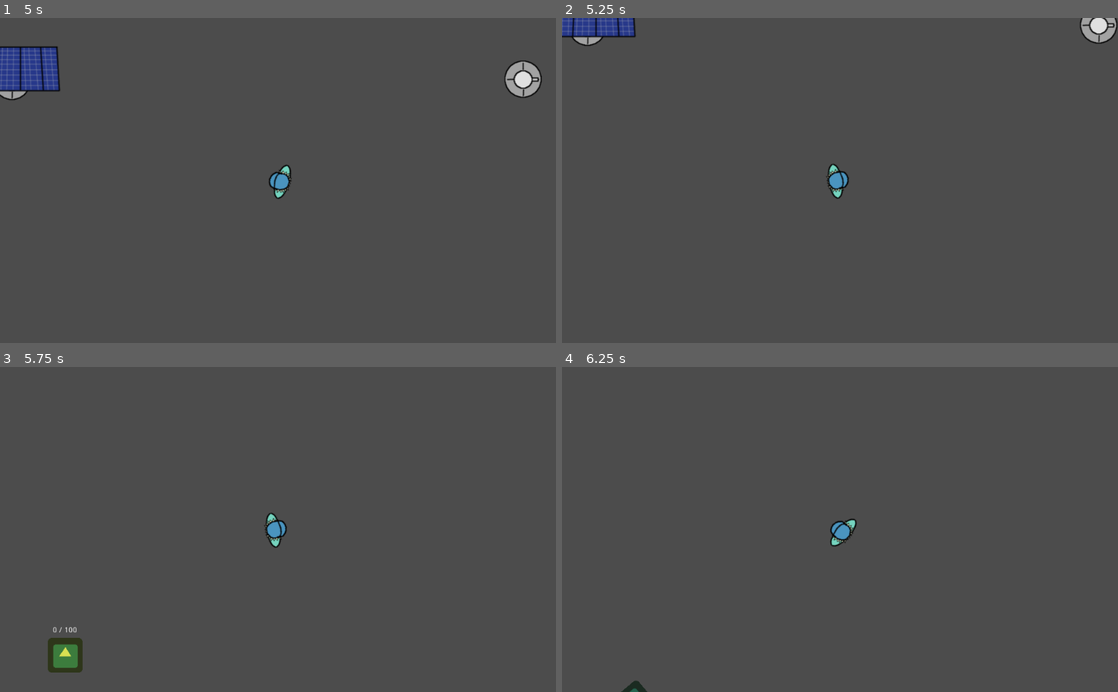
Above: before the commit, frames 1-4 (two rows, left to right).
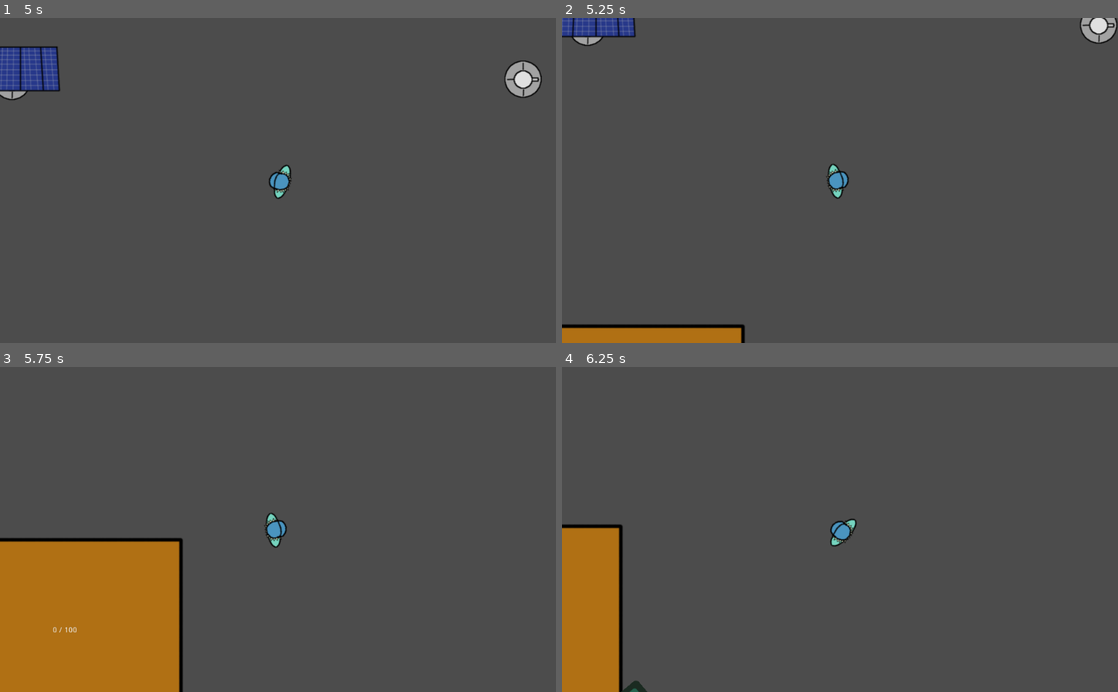
Above: after the commit, the same moments.

Repository: moisesjbc/spain-game-dev-jam-3
Game: Godot game, scene res://gameplay/main/main.tscn
Same seed, same stepped clock (60 frames per second), same inputs: the game is played once before the commit and once after it. The engine's default icon, where the game draws it, is replaced by a stand-in: a white triangle on a blue panel in a dark square.
Inputs (mouse positions are in pixels of both pictures, inside the frame that each line leads up to):
- Up to frame 1 (5 s): tap Enter at 0.5, 2.75 s; move the mouse to (400, 164) at 0.52 s; hold Right (ui_right) 0.53-1.28 s; move the mouse to (166, 196) at 1.27 s; hold Down (ui_down) 1.28-2.03 s; tap Space at 2 s; move the mouse to (333, 109) at 2.02 s; hold Right (ui_right) 2.03-2.78 s; move the mouse to (250, 245) at 2.77 s; hold Up (ui_up) 2.78-3.53 s; move the mouse to (444, 229) at 3.52 s; hold Left (ui_left) from 3.53 s (still down); move the mouse to (111, 131) at 4.27 s
- Up to frame 2 (5.25 s): move the mouse to (867, 180) at 5.02 s; release Left (ui_left) at 5.03 s; hold Down (ui_down) from 5.03 s (still down)
- Up to frame 3 (5.75 s): keep holding Down (ui_down)
- Up to frame 4 (6.25 s): move the mouse to (756, 448) at 5.77 s; release Down (ui_down) at 5.78 s; hold Right (ui_right) from 5.78 s (still down)

Frame 1 is identical in both runs. In frame 2, 1.9% of the frame differs, in the area x 0-33%, y 94-100%; in frame 3, 16%, in the area x 0-33%, y 52-100%; in frame 4, 5.6%.

Commit message:
Añade sprite del centro de investigación

Diff:
--- a/godot-project/gameplay/buildings/investigation_centre/investigation_centre.tscn
+++ b/godot-project/gameplay/buildings/investigation_centre/investigation_centre.tscn
@@ -1,11 +1,11 @@
 [gd_scene load_steps=5 format=2]
 
-[ext_resource path="res://icon.png" type="Texture" id=1]
+[ext_resource path="res://gameplay/buildings/investigation_centre/investigation_centre.png" type="Texture" id=1]
 [ext_resource path="res://gameplay/buildings/investigation_centre/investigation_centre.gd" type="Script" id=2]
 [ext_resource path="res://gameplay/gui/building_menu/building_menu.tscn" type="PackedScene" id=3]
 
 [sub_resource type="RectangleShape2D" id=1]
-extents = Vector2( 31.9167, 32.0385 )
+extents = Vector2( 214.93, 212.609 )
 
 [node name="investigation_centre" type="StaticBody2D" groups=[
 "buildings",
@@ -16,8 +16,19 @@
 collision_mask = 33
 script = ExtResource( 2 )
 
+[node name="ColorRect" type="ColorRect" parent="."]
+margin_left = -371.0
+margin_top = -214.0
+margin_right = 213.0
+margin_bottom = 327.0
+color = Color( 0, 0, 0, 0.392157 )
+__meta__ = {
+"_edit_use_anchors_": false
+}
+
 [node name="sprite" type="Sprite" parent="."]
 modulate = Color( 0.85098, 0.882353, 0.321569, 1 )
+scale = Vector2( 0.5, 0.5 )
 texture = ExtResource( 1 )
 
 [node name="collision_shape" type="CollisionShape2D" parent="."]
@@ -38,5 +49,5 @@
 ]]
 
 [node name="building_menu" parent="." instance=ExtResource( 3 )]
-position = Vector2( -26.4583, -79.69 )
+position = Vector2( -28.5773, -17.7114 )
 [connection signal="timeout" from="investigation_timer" to="." method="_on_investigation_timer_timeout"]
Binary file added: godot-project/gameplay/buildings/investigation_centre/investigation_centre.png
Not shown, added: godot-project/gameplay/buildings/investigation_centre/investigation_centre.png.import
Not shown, added: design/investigation_centre.xcf
